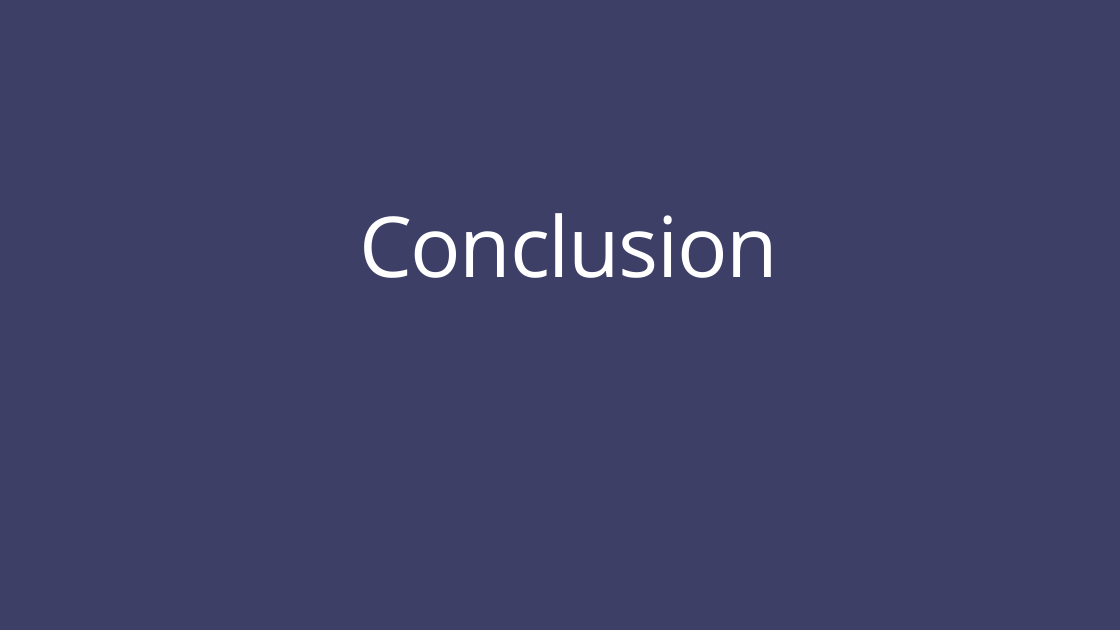
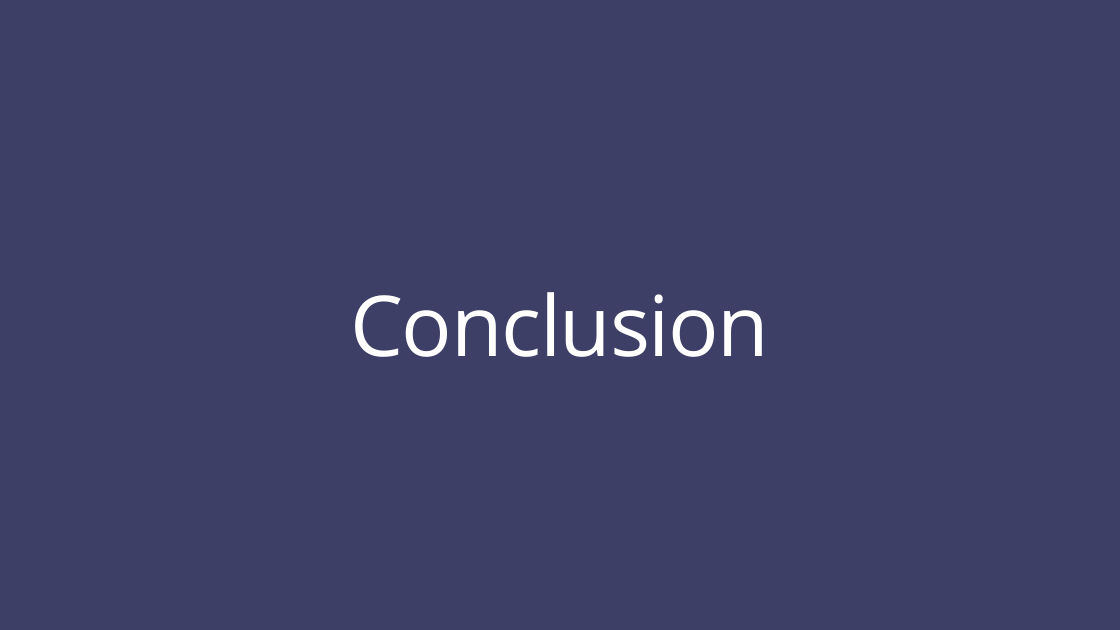
Before and after one commit to radityasurya/eFontys, a slide deck: slide 17 of Documentation/Final Presentation SePr.pptx. Drawn at 1120x630 pixels with LibreOffice and Linux fonts; fonts in the diff are those of the drawing. Boxes give left, top, right and bottom in pixels: in the first picture for what was removed or moved away, otherwise in the second. Text is boxed around its words. In the diff, an @@ line names an element or a change of style, - is before the commit and + after.

```diff
--- a/Documentation/Final Presentation SePr.pptx
+++ b/Documentation/Final Presentation SePr.pptx
@@ title "Conclusion": place and size @@
-title "Conclusion" at bbox=[359, 213, 778, 278]
+title "Conclusion" at bbox=[350, 292, 769, 357]
```
Also in this commit, not shown: 1 slide added, 1 slide removed.
